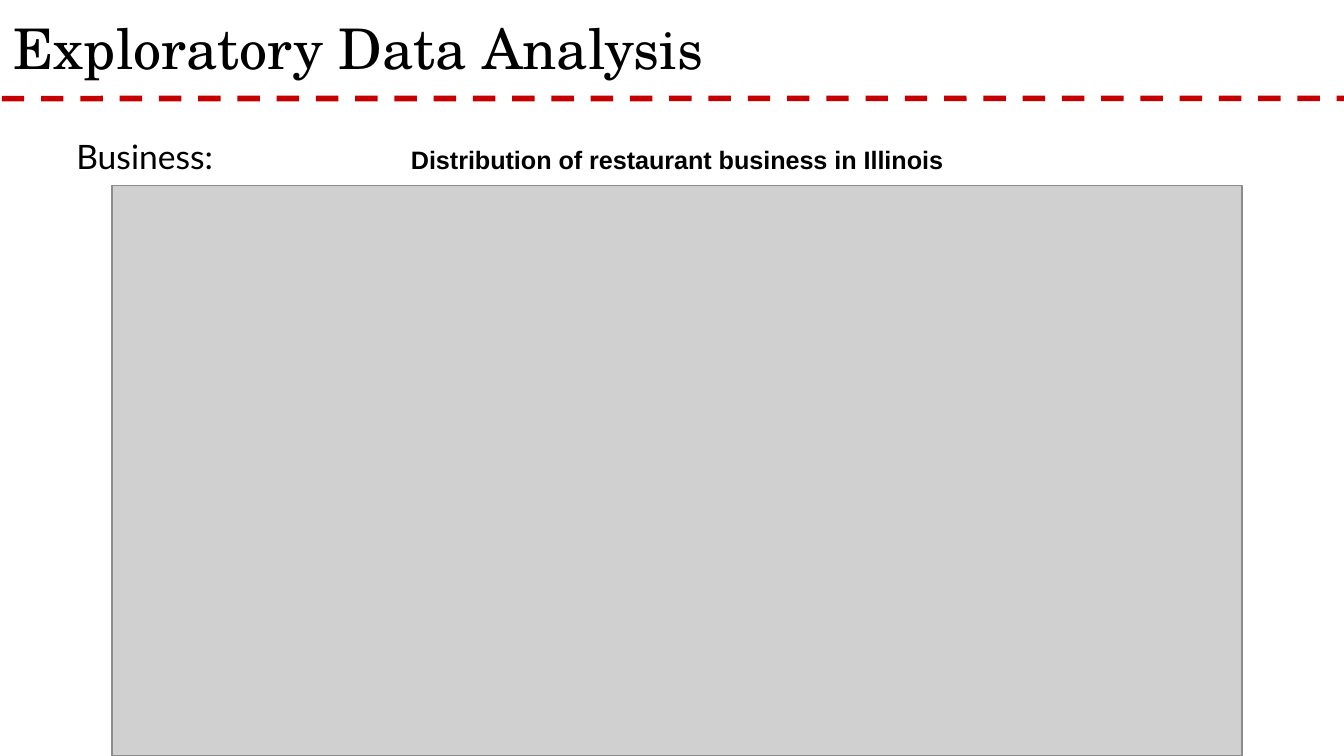
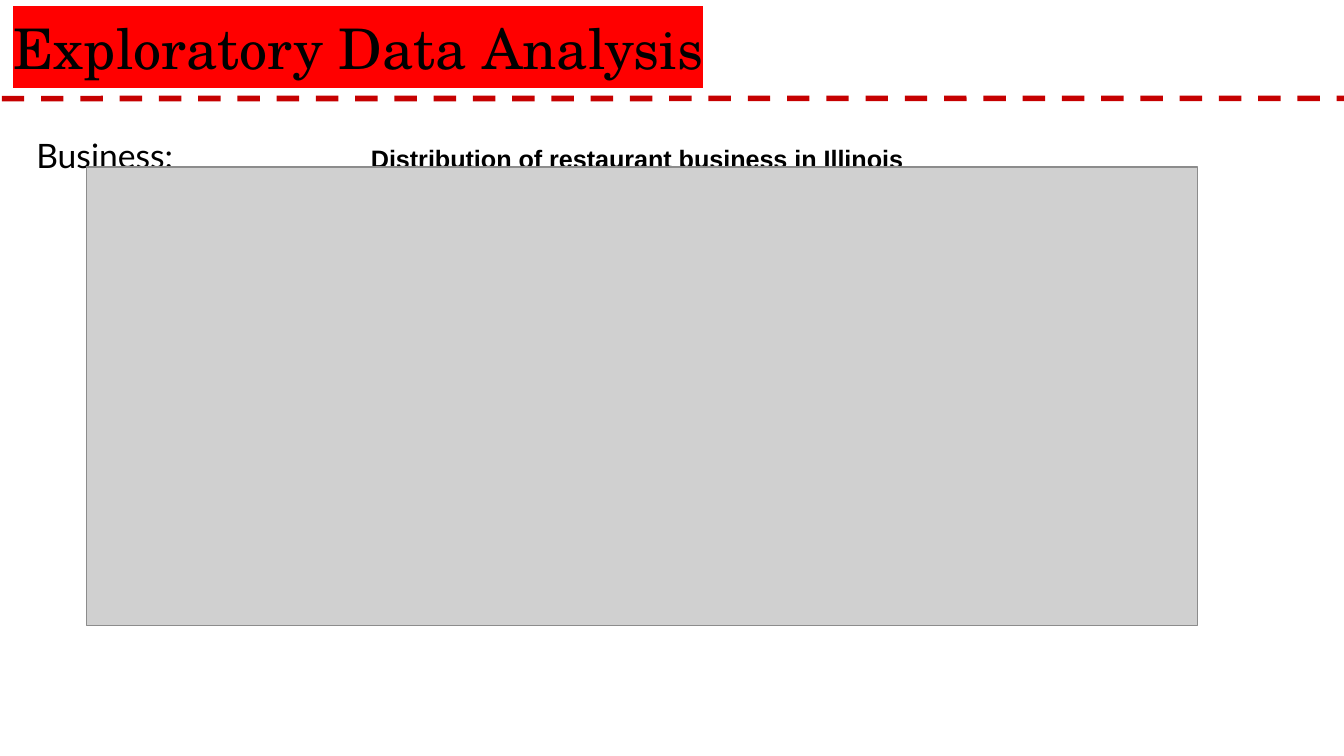
Before and after one commit to rnair7163/Restaurant-Recommendation-System-using-Yelp-Dataset, a slide deck: slide 11 of PPT/Yelp Presentation.pptx (slide 10 before the commit). Drawn at 1344x756 pixels with LibreOffice and Linux fonts; fonts in the diff are those of the drawing; grey boxes stand for pictures; background and template pictures are left out. Boxes give left, top, right and bottom in pixels: in the first picture for what was removed or moved away, otherwise in the second. Text is boxed around its words. In the diff, an @@ line names an element or a change of style, - is before the commit and + after.

```diff
--- a/PPT/Yelp Presentation.pptx
+++ b/PPT/Yelp Presentation.pptx
@@ title "Exploratory Data Analysis" at [13, 27, 703, 81]: highlight none to #FF0000 @@
@@ text "Business: Distribution of restaurant business ..." rewrapped from [76, 144, 943, 170] to [36, 143, 903, 174] @@
@@ picture: place and size @@
-picture at [112, 185, 1242, 755]
+picture at [86, 167, 1198, 625]
```
Also in this commit, not shown: 2 other slides changed, 1 slide added.
